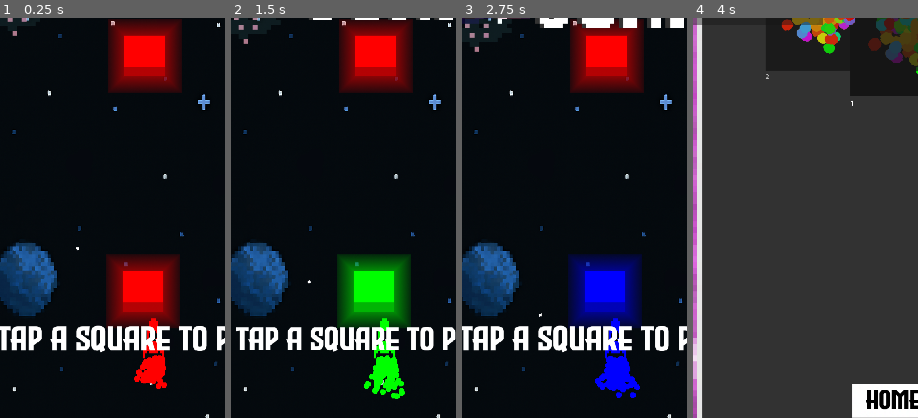
Above: before the commit, frames 1-4 (left to right).
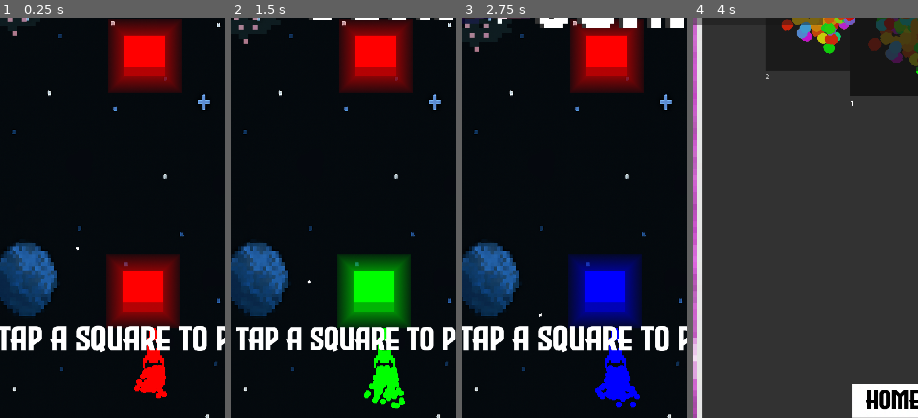
Above: after the commit, the same moments.

Repository: Xavier-Royer/Color-Jumper
Game: Godot game, scene res://Main.tscn
Same seed, same stepped clock (60 frames per second), same inputs: the game is played once before the commit and once after it.
Inputs (mouse positions are % of the whole screen's width and height, from its top left):
- Up to frame 1 (0.25 s): no input
- Up to frame 2 (1.5 s): click (12, 93) at 0.5 s; click (37, 93) at 1.25 s
- Up to frame 3 (2.75 s): click (63, 93) at 2 s
- Up to frame 4 (4 s): click (88, 93) at 2.75 s; click (10, 63) at 3.5 s
The pictures show only the part of the screen within x 18-68%, y 32-82%; the shares and areas given below are measured in that part.

The runs differ from the first frame. In frame 1, 0.9% of the frame differs, in the area x 59-75%, y 75-96%; in frame 2, 1.1%; in frame 3, 1.1%, in the area x 59-80%, y 75-98%; in frame 4, nothing differs.

Commit message:
spike spawn update

Diff:
--- a/block.tscn
+++ b/block.tscn
@@ -3,7 +3,7 @@
 [ext_resource type="Script" uid="uid://6q3vbqb2ecbh" path="res://block.gd" id="1_im0tn"]
 
 [sub_resource type="RectangleShape2D" id="RectangleShape2D_xfwl5"]
-size = Vector2(55.144, 54.321)
+size = Vector2(73, 73)
 
 [sub_resource type="CircleShape2D" id="CircleShape2D_im0tn"]
 radius = 25.0
--- a/game_screen.gd
+++ b/game_screen.gd
@@ -1,4 +1,14 @@
 extends CanvasLayer
+
+#change block hitbox done
+#make player move down w screen done
+#make spikes have cool down
+#make blocks less common after spike
+#make blocks not be able to be on edge
+#change game modes, easy, classic, extreme/colorful and rainbow
+#make tutorial
+#add sound?
+
 
 signal gameOverScreen
 
@@ -46,7 +56,9 @@
 
 var gameState = "OVER" #OVER, READY, PLAYING
 var gameRunTime = 0
+var blockSpawnTime = 0
 var screen_size
+
 
 var colorToNumber ={
 	"RED": 1,
@@ -159,18 +171,22 @@
 	if difficulty == "EASY":
 		randomColorRate = 100
 		baseGameSpeed  = 200#200
+		blockSpawnTime = 1
 		$SpawnTimer.wait_time = 1
 	elif difficulty == "MEDIUM":
 		randomColorRate = 250
 		baseGameSpeed  = 500
+		blockSpawnTime = 0.75
 		$SpawnTimer.wait_time = 0.75
 	elif difficulty == "HARD":
 		randomColorRate = 300
 		baseGameSpeed  = 700
+		blockSpawnTime = 0.4
 		$SpawnTimer.wait_time = 0.4
 	else: #EXTREME
 		randomColorRate = 750
 		baseGameSpeed  = 800
+		blockSpawnTime = 0.4
 		$SpawnTimer.wait_time = 0.4
 
 	gameState = "READY"
@@ -375,7 +391,7 @@
 
 
 	#set block position
-	var blockPosition = Vector2(randi_range(30,screen_size.x-30),randi_range(-750,-700))
+	var blockPosition = Vector2(randi_range(40,screen_size.x-40),randi_range(-750,-700))
 
 	block.set_deferred("global_position", blockPosition)
 
@@ -390,12 +406,13 @@
 	var secondPosition = blockPosition
 	#if both blocks exist and its time to spawn coin/spike
 	if (spikeSpawn or coinSpawn) and lastBlockExists and (firstPosition.distance_to(secondPosition) >250):
-		lastBlockSpawned.number = -1
-		block.number = -1
+		$SpawnTimer.wait_time = (blockSpawnTime *1.2)
+		lastBlockSpawned.number = blocksSpawned-10 #-1
+		block.number = blocksSpawned-10 #-1
 
 		#spawn the item
 		var item = itemScene.instantiate()
-		item.number = -1
+		item.number = blocksSpawned-10
 		movingObjects.call_deferred("add_child",item)
 		blocksSpawned += 1
 		#set the item type
@@ -406,33 +423,7 @@
 			type = "SPIKE"
 		item.call_deferred("createHitBox",firstPosition,secondPosition, movingObjects,  lastBlockSpawned, block,type)
 
-		#spawns another block so that you can go around the spike
-
-
-		#set block position
-		#var block2Position = Vector2(0,0)
-		#if block is on one end make new block on other end
-		#var spikePosition = (firstPosition + secondPosition) /2.0
-		#
-		#var displacement = firstPosition-secondPosition
-		#var verticle = true
-		#if abs(displacement.x) > abs(displacement.y):
-			#verticle = false
-		#if verticle:
-			##if block is on one end make new block on other end
-			#if abs(spikePosition.x - (screen_size.x/2.0)) > 100:
-				#block2Position = Vector2( clamp(screen_size.x - spikePosition.x + randi_range(-50,-50),30,screen_size.x-30)  ,spikePosition.y + randi_range(-50,50))
-			#else:
-				##if block in middle, make new block on side
-				#var negative = randi_range(0,1) == 0
-				#if negative:
-					#negative = 1
-				#else:
-					#negative = -1
-				#block2Position = Vector2( clamp(spikePosition.x + (negative*randi_range(200,300)),30,screen_size.x-30)  ,spikePosition.y + randi_range(-50,50))
-		#else:
-			#block2Position.x = clamp(spikePosition.x + randi_range(-200,200),30,screen_size.x-30)
-			#block2Position.y = spikePosition.y + randi_range(150,250)
+		#spawn another block
 		if coinSpawn == false:
 			block2 = blockScene.instantiate()
 			movingObjects.call_deferred("add_child",block2)
@@ -457,16 +448,15 @@
 			if block2Position.y > -50 or (block2Position.x < 45) or (block2Position.x > screen_size.x -45):
 				block2Position -= spikeDirection *distanceFromSpike
 			block2Position += Vector2(randf_range(-70,70),randf_range(-70,70))
-			block2Position.x = clamp(block2Position.x,30,screen_size.x)
+			block2Position.x = clamp(block2Position.x,40,screen_size.x-40)
 			block2Position.y = clamp(block2Position.y,-1000,-200)
-
-
-
 			block2.set_deferred("global_position", block2Position)
-			setBlockColor(block2)
-			#block2.setColor("RAINBOW")
-
-	setBlockColor(block)
+
+			setBlockColor(block2,true)
+		else:
+			$SpawnTimer.wait_time = blockSpawnTime
+
+	setBlockColor(block,true)
 
 	lastBlockSpawned = block
 
@@ -474,7 +464,7 @@
 
 
 
-func setBlockColor(block):
+func setBlockColor(block,itemAttached):
 	#set color
 	#random variance
 	var random = randf_range(max(-2,-1*gameRunTime),2)
@@ -493,8 +483,13 @@
 		else:
 			block.setColor("BLUE")
 
+	#if an item is attached, its more likely to be the same color
+	var maxRange = 1000
+	if itemAttached:
+		maxRange = 10000
+
 	#random chance of making it a random color
-	if randi_range(1,1000) <= randomColorRate:
+	if randi_range(1,maxRange) <= randomColorRate:
 		var colors  = ["RED","GREEN","BLUE","PURPLE"]
 		block.setColor(colors[randi_range(0,3)])
 	#random chance of making it rainbow
--- a/rainbow_screen_over_lay.gd
+++ b/rainbow_screen_over_lay.gd
@@ -7,7 +7,7 @@
 	get_parent().get_node("FlashScreen").hide()
 	self.modulate = Color(0,0,0,.5)
 	self.show()
-	$RainbowFade.start(4.5)
+	$RainbowFade.start(4.7)
 	$FlashTimer.start(4.9)
 
 
@@ -21,7 +21,7 @@
 	currentTween.set_ease(Tween.EASE_OUT)
 	currentTween.set_trans(Tween.TRANS_CIRC)
 
-	currentTween.tween_property(self, "modulate", Color(1,1,1,0) ,0.5)
+	currentTween.tween_property(self, "modulate", Color(1,1,1,0) ,0.3)
 	currentTween.connect("finished",hideFlash)
 	previousTween = currentTween
 
Not shown, changed: Color Jumper Menu Update.apk
Not shown, changed: Color Jumper Menu Update.apk.idsig
